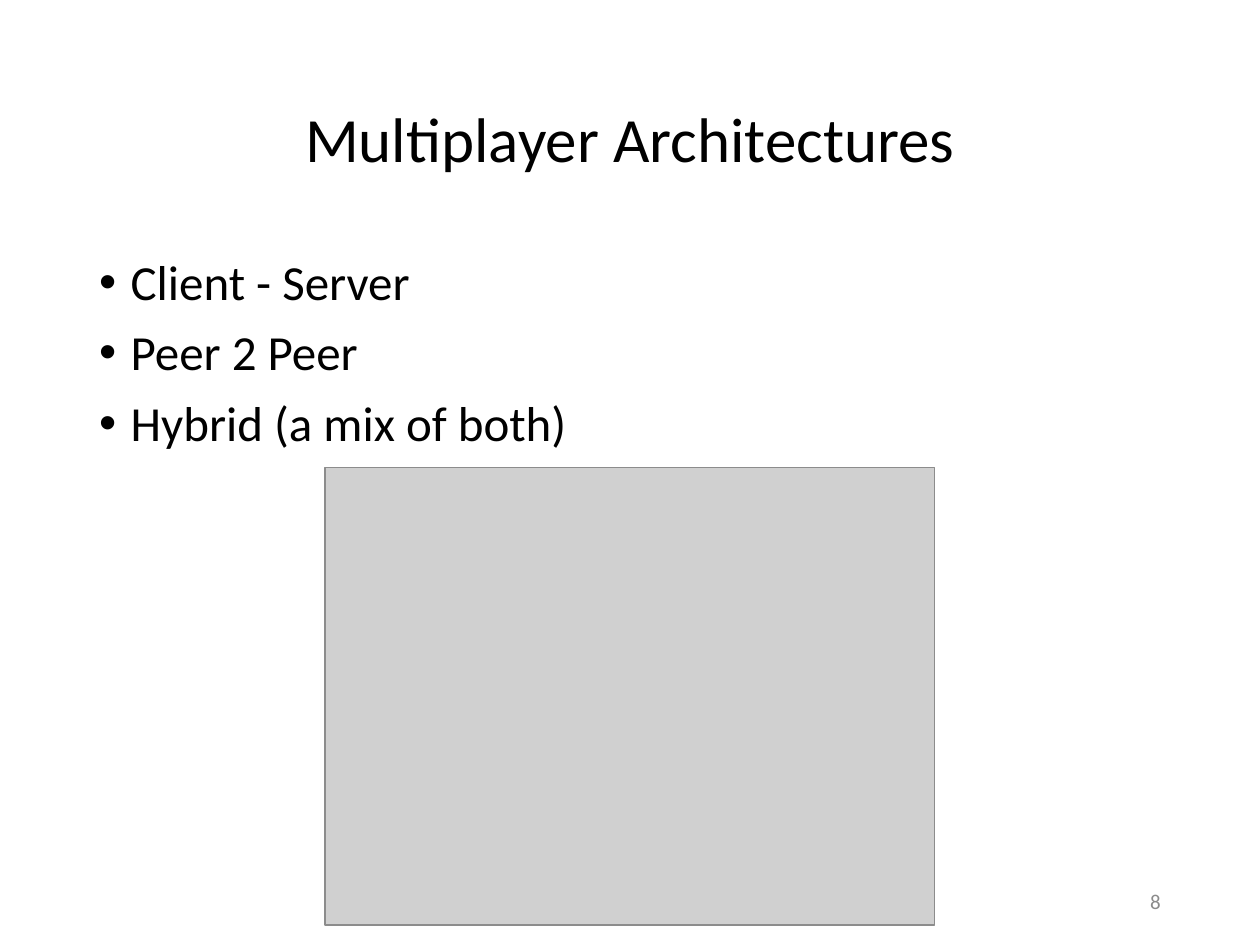
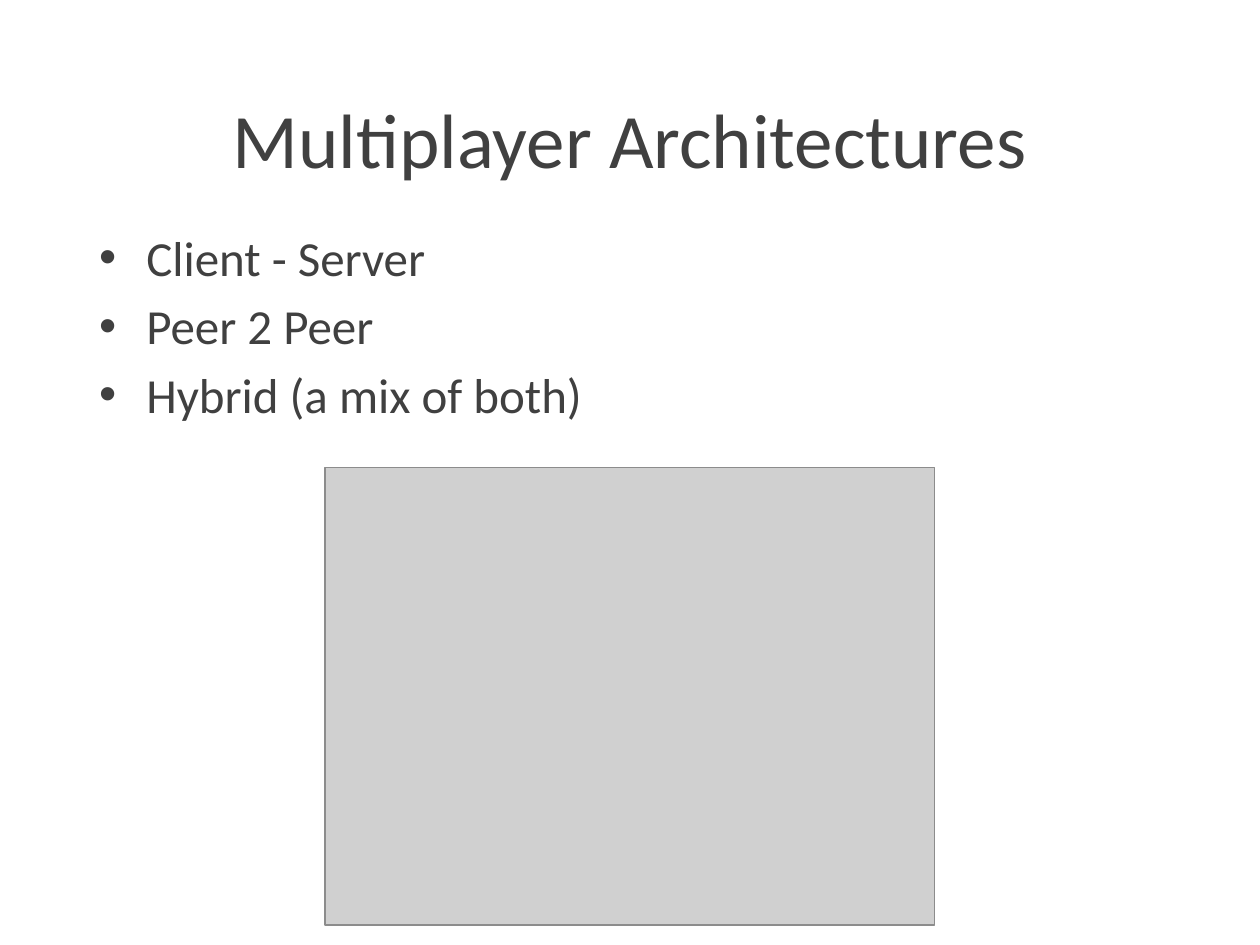
Before and after one commit to Lotti/codemotion2015, a slide deck: slide 8 of slides/slides.pptx. Drawn at 1260x945 pixels with LibreOffice and Linux fonts; fonts in the diff are those of the drawing; grey boxes stand for pictures; background and template pictures are left out. Boxes give left, top, right and bottom in pixels: in the first picture for what was removed or moved away, otherwise in the second. Text is boxed around its words. In the diff, an @@ line names an element or a change of style, - is before the commit and + after.

```diff
--- a/slides/slides.pptx
+++ b/slides/slides.pptx
@@ title "Multiplayer Architectures": place and size @@
-title "Multiplayer Architectures" at [305, 118, 954, 172]
+title "Multiplayer Architectures" at [233, 114, 1026, 181]
@@ title "Multiplayer Architectures" at [233, 114, 1026, 181]: size 36 to 44 pt, text colour #000000 to #404040; line spacing 0.9 to 1; vertical alignment middle to top @@
@@ text "Client - Server": place and size @@
-text "Client - Server" at [131, 266, 566, 449]
+text "Client - Server" at [146, 242, 581, 421]
@@ text "Client - Server" at [146, 242, 581, 421]: text colour #000000 to #404040; indent changed; line spacing 0.9 to 1; less space between paragraphs @@
@@ page number removed at [1150, 895, 1161, 909] @@
-8
```
Also in this commit, not shown: 12 other slides changed, 1 slide added, 19 slides removed, 11 other files.
